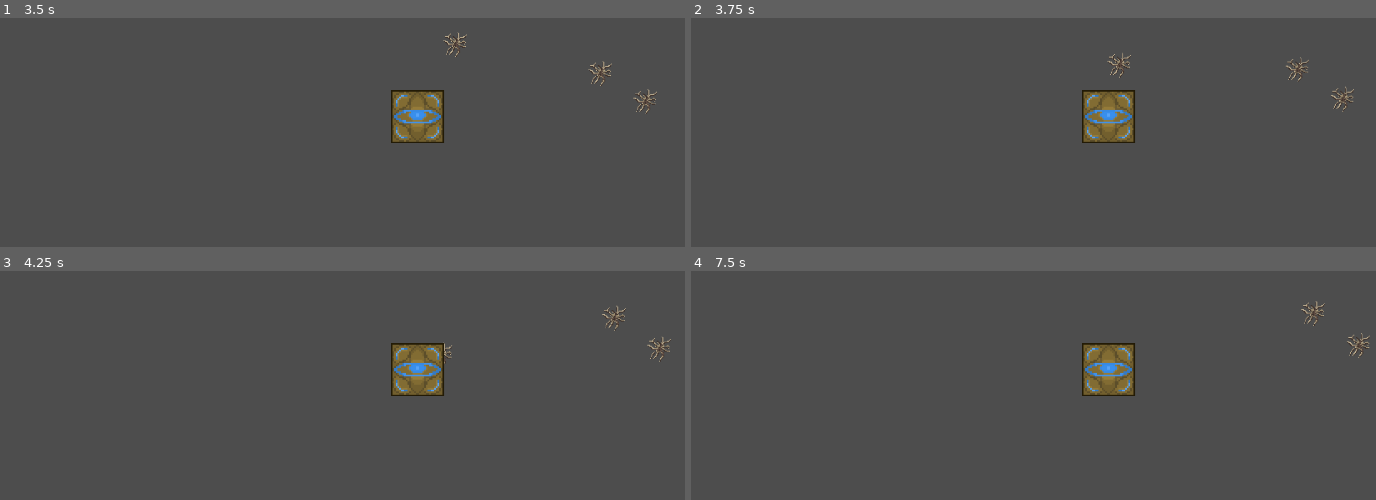
Above: before the commit, frames 1-4 (two rows, left to right).
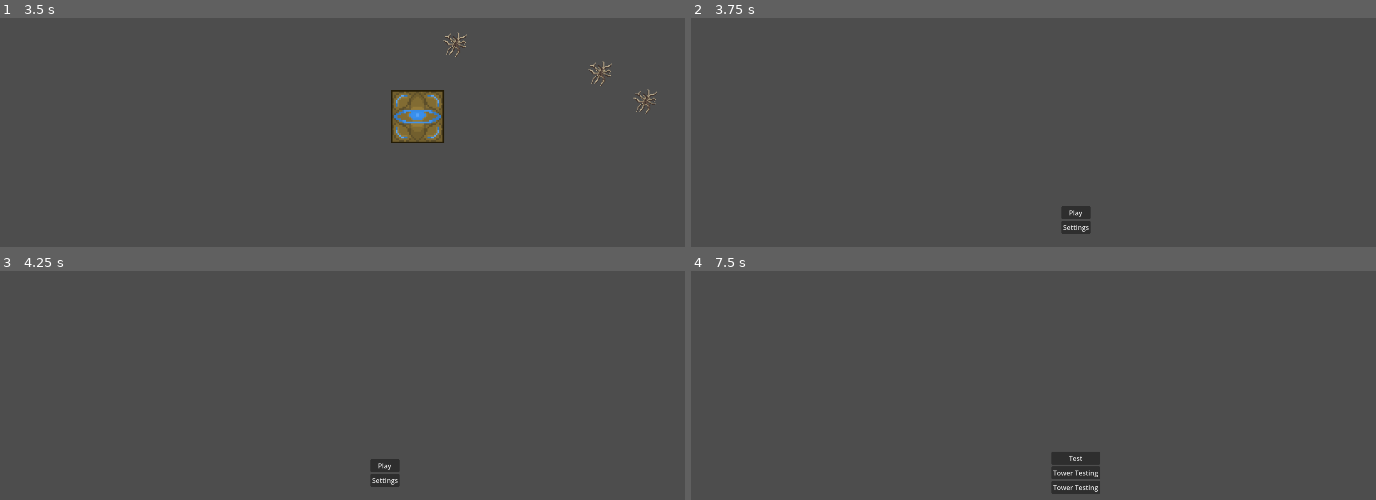
Above: after the commit, the same moments.

Repository: Kaczs/school-jam
Game: Godot game, scene res://Scenes/Levels/test.tscn
The game is run twice, just before and just after one commit, with the same random seed, the same clock (stepped at 60 frames per second) and the same inputs. This scene is started directly instead of the project's main scene. The engine's default icon, where the game draws it, is replaced by a stand-in: a white triangle on a blue panel in a dark square.
Inputs (mouse positions are in pixels of both pictures, inside the frame that each line leads up to):
- Up to frame 1 (3.5 s): move the mouse to (561, 196) at 0.52 s; tap 2 (global_wind) at 0.6 s; click (561, 196) at 0.67 s; drag from (226, 242) to (outside the picture) at 1.27 s; move the mouse to (465, 121) at 2.02 s; press the mouse at (465, 121) at 2.03 s; release the mouse at (465, 121) at 2.75 s; drag from (outside the picture) to (143, 153) at 2.77 s
- Up to frame 2 (3.75 s): move the mouse to (outside the picture) at 3.52 s; hold Escape (UI_Back) from 3.53 s (still down); tap 1 (local_wind) at 3.6 s
- Up to frame 3 (4.25 s): keep holding Escape (UI_Back)
- Up to frame 4 (7.5 s): release Escape (UI_Back) at 4.25 s; click (1074, 465) at 4.25 s, where only the run after the commit has a clickable "Play"; click (1074, 465) at 5 s, where only the run after the commit has a clickable "Test"; drag from (834, 406) to (958, 360) at 5.77 s; move the mouse to (1115, 472) at 6.52 s; hold Escape (UI_Back) 6.53-7.25 s; tap 2 (global_wind) at 6.6 s; click (1115, 472) at 6.67 s; click (1074, 465) at 7.25 s, where only the run after the commit has a clickable "Play"

Frame 1 is identical in both runs. In frame 2, 2.5% of the frame differs, in the area x 54-97%, y 15-95%; in frame 3, 2.4%; in frame 4, 3.1%, in the area x 52-100%, y 13-98%.

Commit message:
added level selecting

Diff:
--- /dev/null
+++ b/MainMenu/level_select.gd
@@ -0,0 +1,14 @@
+extends CenterContainer
+@onready var button_container = $VBoxContainer
+
+func _ready() -> void:
+	var unlocked_levels:Array = LevelManager.unlocked_levels
+	for level:PackedScene in unlocked_levels:
+		var button:Button = Button.new()
+		button.pressed.connect(func():get_tree().change_scene_to_packed(level))
+		var button_lable:String = level.resource_path
+		button_lable = button_lable.replace("res://Scenes/Levels/", "")
+		button_lable = button_lable.replace(".tscn", "")
+		button_lable = button_lable.capitalize()
+		button.set_text(button_lable)
+		button_container.add_child(button)
--- a/MainMenu/main.gd
+++ b/MainMenu/main.gd
@@ -1,9 +1,12 @@
 extends Control
 
+@onready var level_select = $LevelSelect
 @onready var settings = $CenterContainer/HBoxContainer/Settings2
+@onready var main_menu = $CenterContainer
 
 func _on_play_pressed() -> void:
-	pass # Replace with function body.
+	main_menu.visible = false
+	level_select.visible = true
 
 
 func _on_settings_pressed() -> void:
@@ -11,4 +14,8 @@
 
 func _input(event: InputEvent) -> void:
 	if event.is_action_pressed("UI_Back"):
-		settings.visible = false
+		if settings.visible:
+			settings.visible = false
+		elif not main_menu.visible:
+			main_menu.visible = true
+			level_select.visible = false
--- a/MainMenu/main.tscn
+++ b/MainMenu/main.tscn
@@ -2,6 +2,7 @@
 
 [ext_resource type="Script" uid="uid://d3d2hk67lu7h4" path="res://MainMenu/main.gd" id="1_gfqty"]
 [ext_resource type="PackedScene" uid="uid://d4m7rbp05e81j" path="res://Scenes/Settings/settings_menu.tscn" id="2_jx6g1"]
+[ext_resource type="Script" uid="uid://blbbq7kj04auj" path="res://MainMenu/level_select.gd" id="3_lweib"]
 
 [node name="Control" type="Control" unique_id=783469329]
 layout_mode = 3
@@ -39,5 +40,18 @@
 custom_minimum_size = Vector2(700, 500)
 layout_mode = 2
 
+[node name="LevelSelect" type="CenterContainer" parent="." unique_id=1932358752]
+visible = false
+layout_mode = 1
+anchors_preset = 15
+anchor_right = 1.0
+anchor_bottom = 1.0
+grow_horizontal = 2
+grow_vertical = 2
+script = ExtResource("3_lweib")
+
+[node name="VBoxContainer" type="VBoxContainer" parent="LevelSelect" unique_id=335956720]
+layout_mode = 2
+
 [connection signal="pressed" from="CenterContainer/HBoxContainer/VBoxContainer/Play" to="." method="_on_play_pressed"]
 [connection signal="pressed" from="CenterContainer/HBoxContainer/VBoxContainer/Settings" to="." method="_on_settings_pressed"]
--- a/Scenes/Levels/test.tscn
+++ b/Scenes/Levels/test.tscn
@@ -1,7 +1,8 @@
 [gd_scene format=3 uid="uid://dmcno5bitm0oc"]
 
 [ext_resource type="PackedScene" uid="uid://4xl7mw440pyc" path="res://Scenes/Enemies/normal_enemy.tscn" id="1_cmgem"]
-[ext_resource type="PackedScene" path="res://Scenes/goal.tscn" id="2_4te2q"]
+[ext_resource type="Script" uid="uid://cl8kj12qr7r40" path="res://Scripts/test.gd" id="1_ovt37"]
+[ext_resource type="PackedScene" uid="uid://j1ftmn1hkutc" path="res://Scenes/goal.tscn" id="2_4te2q"]
 [ext_resource type="PackedScene" uid="uid://bojvjttovmt8" path="res://Scenes/wind_controller.tscn" id="3_q1p36"]
 
 [sub_resource type="NavigationPolygon" id="NavigationPolygon_4te2q"]
@@ -10,6 +11,7 @@
 outlines = Array[PackedVector2Array]([PackedVector2Array(1149, -9, 1155, 647, 779, 636, 465, 644, 285, 640, 1, 647, 3, -12)])
 
 [node name="Test" type="Node2D" unique_id=340832896]
+script = ExtResource("1_ovt37")
 
 [node name="NavigationRegion2D" type="NavigationRegion2D" parent="." unique_id=306073937]
 position = Vector2(-1, 7)
@@ -17,7 +19,6 @@
 
 [node name="NormalEnemy" parent="." unique_id=509141931 instance=ExtResource("1_cmgem")]
 position = Vector2(78, 207)
-gravity_scale = 0.0
 linear_damp = 0.3
 
 [node name="Goal" parent="." unique_id=967983182 instance=ExtResource("2_4te2q")]
@@ -25,12 +26,10 @@
 
 [node name="NormalEnemy2" parent="." unique_id=924509886 instance=ExtResource("1_cmgem")]
 position = Vector2(156, 414)
-gravity_scale = 0.0
 linear_damp = 0.3
 
 [node name="NormalEnemy3" parent="." unique_id=1249261680 instance=ExtResource("1_cmgem")]
 position = Vector2(93, 558)
-gravity_scale = 0.0
 linear_damp = 0.3
 
 [node name="WindController" parent="." unique_id=1545098080 instance=ExtResource("3_q1p36")]
--- /dev/null
+++ b/Scripts/level_manager.gd
@@ -0,0 +1,14 @@
+extends Node
+
+var unlocked_levels:Array = [preload("res://Scenes/Levels/test.tscn")]
+
+var level_unlocks:Dictionary = {
+	"test":preload("res://Scenes/Levels/tower_testing.tscn")
+}
+
+
+
+
+func level_complete(level):
+	var level_name:String = level.name.to_lower()
+	unlocked_levels.append(level_unlocks[level_name])
--- /dev/null
+++ b/Scripts/test.gd
@@ -0,0 +1,13 @@
+extends Node2D
+
+func _ready() -> void:
+	when_complete()
+
+
+func when_complete():
+	LevelManager.level_complete(self)
+
+
+func _input(event: InputEvent) -> void:
+	if event.is_action_pressed("UI_Back"):
+		get_tree().change_scene_to_file("res://MainMenu/main.tscn")
--- a/project.godot
+++ b/project.godot
@@ -18,6 +18,10 @@
 run/main_scene="uid://cv28q5shj67n4"
 config/features=PackedStringArray("4.6", "GL Compatibility")
 config/icon="res://Assets/Sprites/icon.svg"
+
+[autoload]
+
+LevelManager="*uid://fhewivpej0i3"
 
 [display]
 
Not shown, added: MainMenu/level_select.gd.uid
Not shown, added: Scripts/level_manager.gd.uid
Not shown, added: Scripts/test.gd.uid
